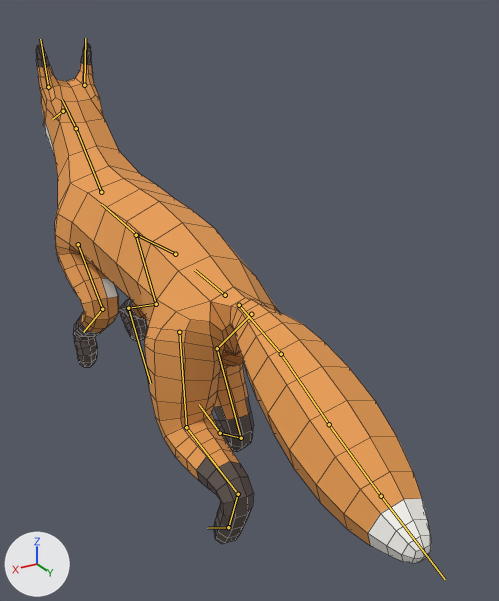
An edit to the FBX model Assets/Models/Creatures/Fox/Fox.fbx, drawn before and after from the same camera.
One viewpoint serves both versions: a 50 mm camera at (0.651, 1.605, 1.102) aimed at (-0.153, 0.265, 0.432). The axes (+X, +Y, +Z) are drawn at lower left. The lights are the same throughout. The picture after the commit comes second. Both versions are drawn at frame 50 of the action 'Armature|Walk'; the numbers are the values there. The bones that change, and the others that lie on the model, are drawn over the model as lines. Mesh edges are drawn as thin lines.

In view in the first picture: 'Body'.
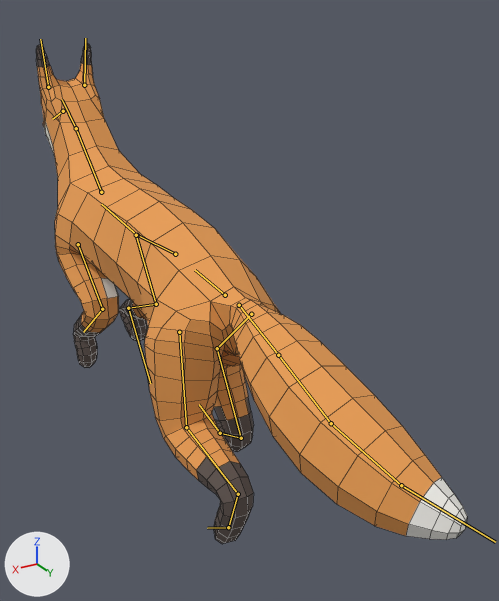
Location of each change, [x1, y1, x2, y2] in pixels of the pictures (499 x 601 px):
'Body', posed (9% wider): before [36, 44, 431, 563]; after [36, 44, 467, 544]
bone 'Tail1', root to tip: before (239, 305) to (281, 354); after (239, 305) to (278, 355)
bone 'Tail2', root to tip: before (281, 354) to (329, 424); after (278, 355) to (331, 423)
bone 'Tail3', root to tip: before (329, 424) to (381, 496); after (331, 423) to (401, 485)
bone 'Tail4', root to tip: before (381, 496) to (445, 579); after (401, 485) to (495, 542)

The change in detail:
Bone 'Tail1' (bone_tail1) turns from (4, 0, -1) to (4, 1, -3) degrees about its own x, y and z.
Bone 'Tail2' (bone_tail2) turns from (-1, 0, -1) to (-1, -1, 4) degrees about its own x, y and z.
Bone 'Tail3' (bone_tail3) turns from (-1, 0, -1) to (-1, -3, 10) degrees about its own x, y and z.
Bone 'Tail4' (bone_tail4) turns from (-1, 0, -1) to (-1, -2, 11) degrees about its own x, y and z.
